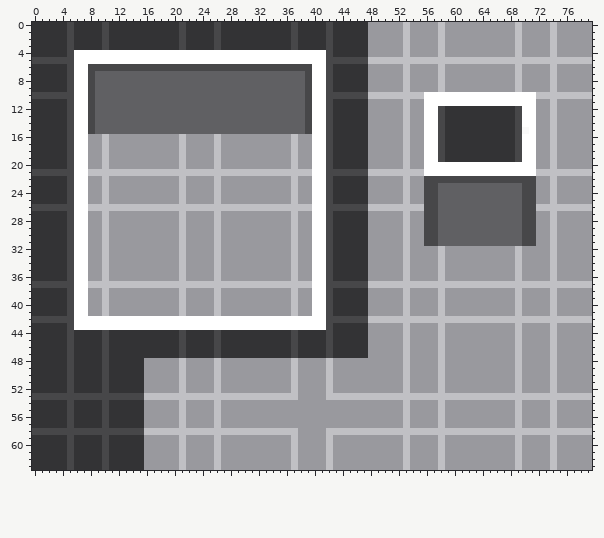
Two versions of one sprite sheet, Assets/Map/auto_tileset.png. The picture above was drawn from the file before the commit.
The file is 80x64 pixels. Colours within 5 levels of each other are drawn and written as one.
The result:
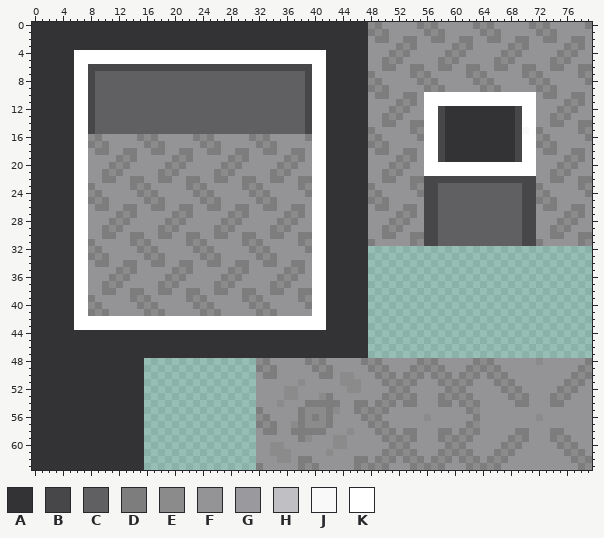
Palette (. is transparent): A #333335  B #474749  C #606063  D #7d7d7e  E #8b8b8c  F #949496  G #99999e  H #c0c0c4  J #f9f9f9  K #ffffff
From old to new:
Changed rows in their new state; - is an unchanged pixel.
first column x 0:
 0 -----A----A----------A----A----------A----A-----EDFFFFFDEDFFFFFDEDFFFFFDEDFFFFFD
 1 -----A----A----------A----A----------A----A-----DEDFFFFFDEDFFFFFDEDFFFFFDEDFFFFF
 2 -----A----A----------A----A----------A----A-----FDDFFDDFFDDFFDDFFDDFFDDFFDDFFDDF
 3 -----A----A----------A----A----------A----A-----FFFFDEDFFFFFDEDFFFFFDEDFFFFFDEDF
 4 -----A------------------------------------A-----FFFDEDFFFFFDEDFFFFFDEDFFFFFDEDFF
 5 AAAAAA------------------------------------AAAAAAFFDEDFFFFFDEDFFFFFDEDFFFFFDEDFFF
 6 -----A------------------------------------A-----FFDDFFDDFFDDFFDDFFDDFFDDFFDDFFDD
 7 -----A------------------------------------A-----DFFFFFDEDFFFFFDEDFFFFFDEDFFFFFDE
 8 -----A------------------------------------A-----EDFFFFFDEDFFFFFDEDFFFFFDEDFFFFFD
 9 -----A------------------------------------A-----DEDFFFFFDEDFFFFFDEDFFFFFDEDFFFFF
10 AAAAAA------------------------------------AAAAAAFDDFFDDF----------------FDDFFDDF
11 -----A------------------------------------A-----FFFFDEDF----------------FFFFDEDF
12 -----A------------------------------------A-----FFFDEDFF----------------FFFDEDFF
13 -----A------------------------------------A-----FFDEDFFF----------------FFDEDFFF
14 -----A------------------------------------A-----FFDDFFDD----------------FFDDFFDD
15 -----A------------------------------------A-----DFFFFFDE----------------DFFFFFDE
16 -----A--EDFFFFFDEDFFFFFDEDFFFFFDEDFFFFFD--A-----EDFFFFFD----------------EDFFFFFD
17 -----A--DEDFFFFFDEDFFFFFDEDFFFFFDEDFFFFF--A-----DEDFFFFF----------------DEDFFFFF
18 -----A--FDDFFDDFFDDFFDDFFDDFFDDFFDDFFDDF--A-----FDDFFDDF----------------FDDFFDDF
19 -----A--FFFFDEDFFFFFDEDFFFFFDEDFFFFFDEDF--A-----FFFFDEDF----------------FFFFDEDF
20 -----A--FFFDEDFFFFFDEDFFFFFDEDFFFFFDEDFF--A-----FFFDEDFF----------------FFFDEDFF
21 AAAAAA--FFDEDFFFFFDEDFFFFFDEDFFFFFDEDFFF--AAAAAAFFDEDFFF----------------FFDEDFFF
22 -----A--FFDDFFDDFFDDFFDDFFDDFFDDFFDDFFDD--A-----FFDDFFDD----------------FFDDFFDD
23 -----A--DFFFFFDEDFFFFFDEDFFFFFDEDFFFFFDE--A-----DFFFFFDE----------------DFFFFFDE
24 -----A--EDFFFFFDEDFFFFFDEDFFFFFDEDFFFFFD--A-----EDFFFFFD----------------EDFFFFFD
25 -----A--DEDFFFFFDEDFFFFFDEDFFFFFDEDFFFFF--A-----DEDFFFFF----------------DEDFFFFF
26 AAAAAA--FDDFFDDFFDDFFDDFFDDFFDDFFDDFFDDF--AAAAAAFDDFFDDF----------------FDDFFDDF
27 -----A--FFFFDEDFFFFFDEDFFFFFDEDFFFFFDEDF--A-----FFFFDEDF----------------FFFFDEDF
28 -----A--FFFDEDFFFFFDEDFFFFFDEDFFFFFDEDFF--A-----FFFDEDFF----------------FFFDEDFF
29 -----A--FFDEDFFFFFDEDFFFFFDEDFFFFFDEDFFF--A-----FFDEDFFF----------------FFDEDFFF
30 -----A--FFDDFFDDFFDDFFDDFFDDFFDDFFDDFFDD--A-----FFDDFFDD----------------FFDDFFDD
31 -----A--DFFFFFDEDFFFFFDEDFFFFFDEDFFFFFDE--A-----DFFFFFDE----------------DFFFFFDE
32 -----A--EDFFFFFDEDFFFFFDEDFFFFFDEDFFFFFD--A-----................................
33 -----A--DEDFFFFFDEDFFFFFDEDFFFFFDEDFFFFF--A-----................................
34 -----A--FDDFFDDFFDDFFDDFFDDFFDDFFDDFFDDF--A-----................................
35 -----A--FFFFDEDFFFFFDEDFFFFFDEDFFFFFDEDF--A-----................................
36 -----A--FFFDEDFFFFFDEDFFFFFDEDFFFFFDEDFF--A-----................................
37 AAAAAA--FFDEDFFFFFDEDFFFFFDEDFFFFFDEDFFF--AAAAAA................................
38 -----A--FFDDFFDDFFDDFFDDFFDDFFDDFFDDFFDD--A-----................................
39 -----A--DFFFFFDEDFFFFFDEDFFFFFDEDFFFFFDE--A-----................................
40 -----A--EDFFFFFDEDFFFFFDEDFFFFFDEDFFFFFD--A-----................................
41 -----A--DEDFFFFFDEDFFFFFDEDFFFFFDEDFFFFF--A-----................................
42 AAAAAA------------------------------------AAAAAA................................
43 -----A------------------------------------A-----................................
44 -----A----A----------A----A----------A----A-----................................
45 -----A----A----------A----A----------A----A-----................................
46 -----A----A----------A----A----------A----A-----................................
47 -----A----A----------A----A----------A----A-----................................
48 -----A----A-----................EDFFFFFDEDFFFFFDEDFFFFFDEDFFFFFDEDFFFFFFEFFFFFFD
49 -----A----A-----................DEDFFFFFDEDFFFFFDEDFFFDEDEDFFFDEDEDFFFFFFFFFFFDE
50 -----A----A-----................FDDFFFFFFDDFEEFFFDEDFDEDFDEDFDEDFDEDFFFFFFFFFDED
51 -----A----A-----................FFFFFFEFFFFFEEEFFFDEDEDFFFDEDEDFFFDEDFFFFFFFDEDF
52 -----A----A-----................FFFFEEFFFFFFFEEFFFFDEDFFFFFDEDFFFFFDEDFFFFFDEDFF
53 AAAAAAAAAAAAAAAA................FFFFEEFFFEDFFFFFFFDEDEDFFFDEDEDFFFFFDEDFFFDEDFFF
54 -----A----A-----................FFFEFFFDDDDDFFDDFDEDFDDFFFDDFDEDFFFFFDDFFFDDFFFF
55 -----A----A-----................DFFFFFDEEEDEFFDEDEDFFFFFFFFFFFDEFFFFFFFFFFFFFFFF
56 -----A----A-----................EDFFFFDEDEDFFFFDEDFFFFFFEFFFFFFDFFFFFFFFEFFFFFFF
57 -----A----A-----................DEDFFEDEEEDFFFFFDEDFFFFFFFFFFFDEFFFFFFFFFFFFFFFF
58 AAAAAAAAAAAAAAAA................FDDFFDDDDDFFFEFFFDEDFDDFFFDDFDEDFFFFFDDFFFDDFFFF
59 -----A----A-----................FFFFFFDEFFFEEFFFFFDEDEDFFFDEDEDFFFFFDEDFFFDEDFFF
60 -----A----A-----................FFEEFFFFFFFEEFFFFFFDEDFFFFFDEDFFFFFDEDFFFFFDEDFF
61 -----A----A-----................FFEEEFFFFFEFFFFFFFDEDEDFFFDEDEDFFFDEDFFFFFFFDEDF
62 -----A----A-----................FFFEEFDDFFFFFFDDFDEDFDEDFDEDFDEDFDEDFFFFFFFFFDED
63 -----A----A-----................DFFFFFDEDFFFFFDEDEDFFFDEDEDFFFDEDEDFFFFFFFFFFFDE
Boxes around the changes in both pictures, in picture pixels (x1, y1, x2, y2):
changed: (32, 22, 592, 470)
